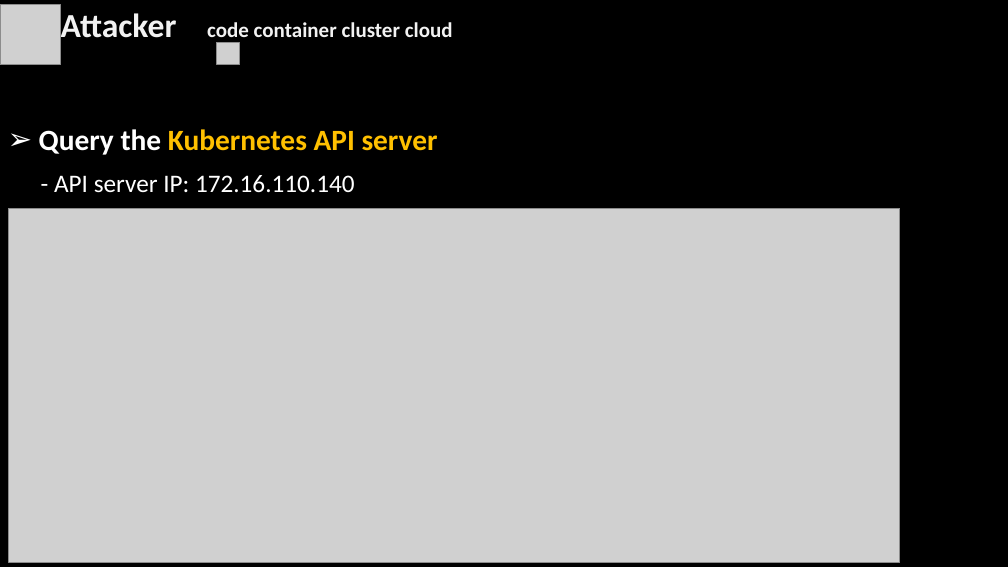
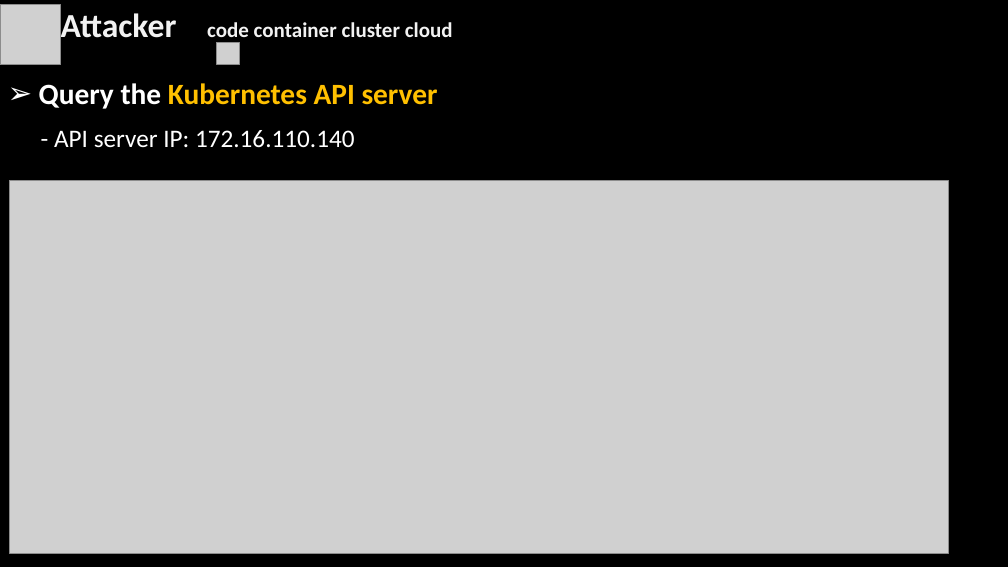
Before and after one commit to simonangel-fong/react2shell-eks, a slide deck: slide 9 of docs/slide/post01_eks_breach.pptx. Drawn at 1008x567 pixels with LibreOffice and Linux fonts; fonts in the diff are those of the drawing; grey boxes stand for pictures; background and template pictures are left out. Boxes give left, top, right and bottom in pixels: in the first picture for what was removed or moved away, otherwise in the second. Text is boxed around its words. In the diff, an @@ line names an element or a change of style, - is before the commit and + after.

```diff
--- a/docs/slide/post01_eks_breach.pptx
+++ b/docs/slide/post01_eks_breach.pptx
@@ text "Query the Kubernetes API server": place and size @@
-text "Query the Kubernetes API server" at [39,129,438,193]
+text "Query the Kubernetes API server" at [39,83,438,148]
@@ picture: place and size @@
-picture at [8,208,900,563]
+picture at [10,181,949,554]
```
Also in this commit, not shown: 12 other slides changed, 13 other files.
